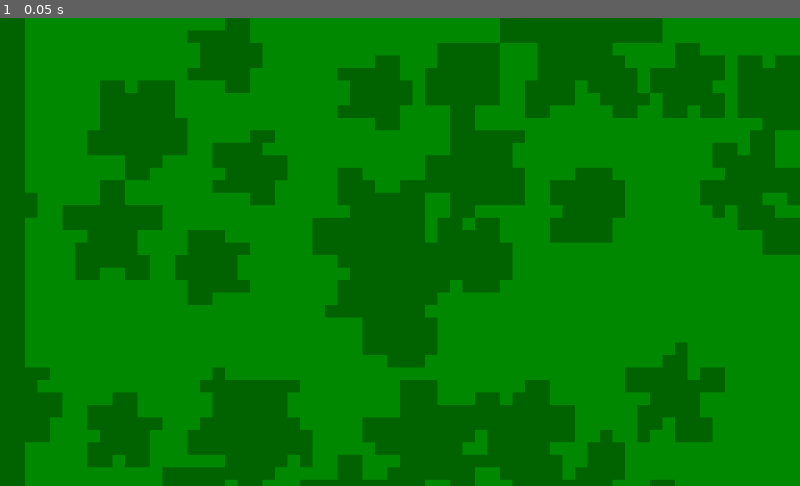
Above: before the commit, frame 1.
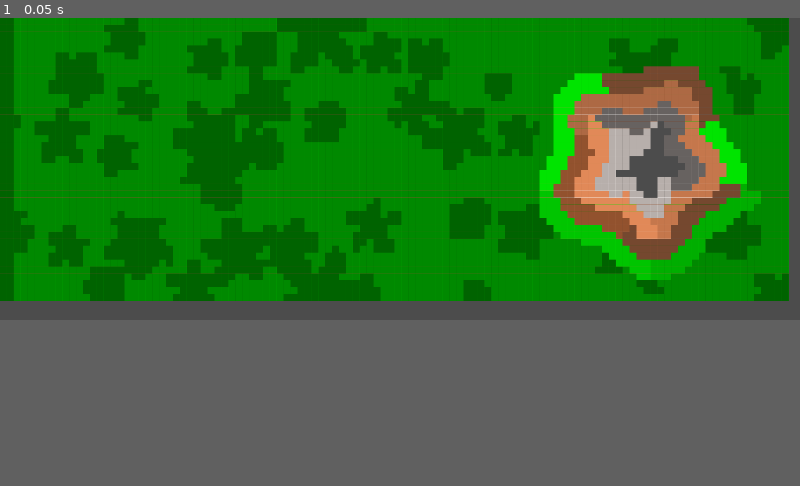
Above: after the commit, the same moment.

Repository: twiederk/HeightMapRenderer
Game: Godot game, scene res://HeightMapRenderer.tscn
Same seed, same stepped clock (60 frames per second), same inputs: the game is played once before the commit and once after it.
Inputs:
- Up to frame 1 (0.05 s): no input
In our replay, the window is 800x468 before the commit and 800x302 after it. These sizes can differ from the game's own. Grey fills any space a smaller window leaves; there, only what the larger window draws over its background counts as a difference.

The runs differ from the first frame. In frame 1, 52% of the frame differs, in the area x 0-100%, y 0-100%.

Commit message:
Adjusted window size to display whole height map at once

Diff:
--- a/project.godot
+++ b/project.godot
@@ -24,6 +24,11 @@
 run/main_scene="res://HeightMapRenderer.tscn"
 config/icon="res://icon.png"
 
+[display]
+
+window/size/width=1850
+window/size/height=700
+
 [gui]
 
 common/drop_mouse_on_gui_input_disabled=true
